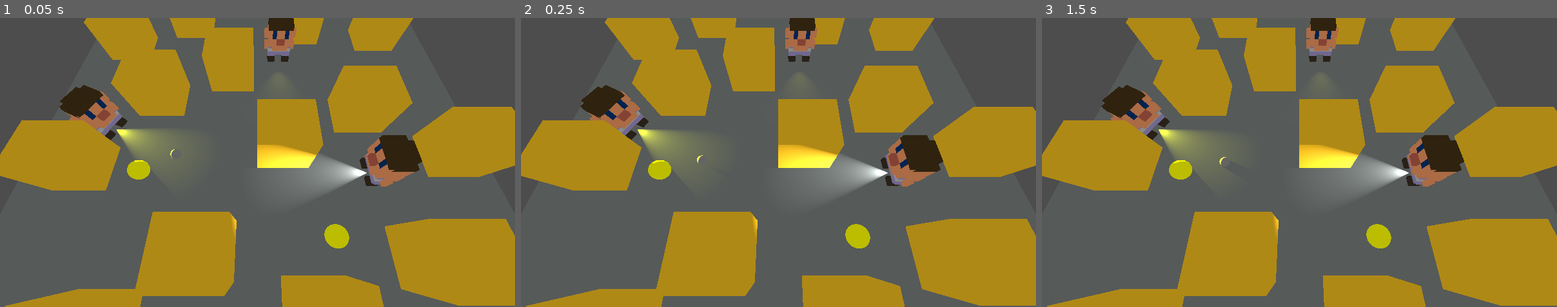
Above: before the commit, frames 1-3 (left to right).
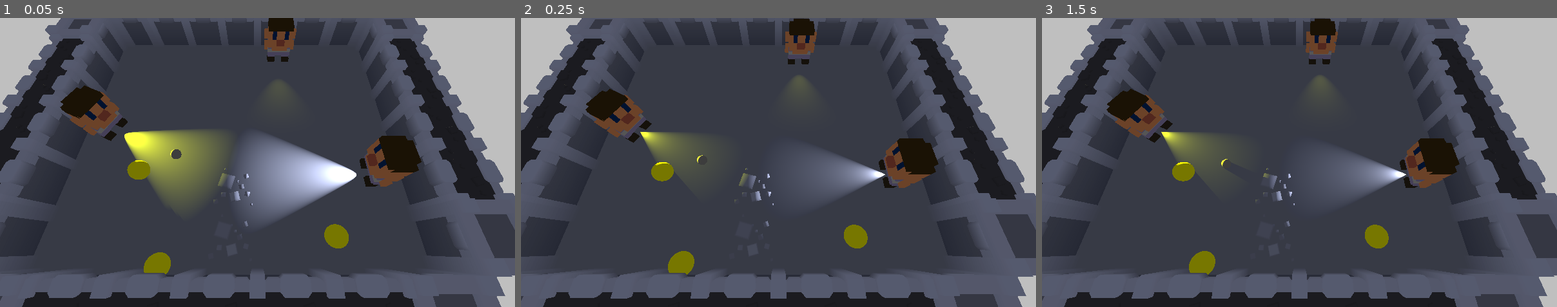
Above: after the commit, the same moments.

Repository: grandeisa/GGJ-2026
Game: Godot game, scene res://node/test_scene_3.tscn
Two runs of this game, one before a commit and one after it. Both use one fixed random seed, a clock stepped at 60 frames per second and the inputs below. Before the commit the project starts from res://node/test_scene_2.tscn.
Inputs:
- Up to frame 1 (0.05 s): no input
- Up to frame 2 (0.25 s): no input
- Up to frame 3 (1.5 s): tap Enter at 1.25 s

The runs differ from the first frame. In frame 1, 85% of the frame differs, in the area x 0-100%, y 0-100%; in frame 2, 89%; in frame 3, 89%.

Commit message:
Change renderer to Forward+

Diff:
--- a/node/test_scene_3.tscn
+++ b/node/test_scene_3.tscn
@@ -7,8 +7,9 @@
 [ext_resource type="MeshLibrary" uid="uid://dm3wq6n4rfo2f" path="res://mesh-libraries/mini-dungeon.tres" id="5_80oma"]
 
 [sub_resource type="Environment" id="Environment_qfgip"]
-background_mode = 2
-ambient_light_color = Color(1, 1, 1, 1)
+background_color = Color(0.45882353, 0.78039217, 0.7137255, 1)
+background_energy_multiplier = 2.5
+ambient_light_color = Color(0, 1, 1, 1)
 ambient_light_energy = 0.5
 
 [node name="TestScene" type="Node3D" unique_id=1253598314]
--- a/project.godot
+++ b/project.godot
@@ -11,7 +11,7 @@
 [application]
 
 config/name="GGJ-2026"
-run/main_scene="uid://cgsve0106v4qs"
+run/main_scene="uid://11sbkgrejyy8"
 config/features=PackedStringArray("4.6", "GL Compatibility")
 config/icon="res://icon.svg"
 
@@ -159,5 +159,3 @@
 [rendering]
 
 rendering_device/driver.windows="d3d12"
-renderer/rendering_method="gl_compatibility"
-renderer/rendering_method.mobile="gl_compatibility"
Not shown, added: models/character-human.mtl
Not shown, changed: thirdparty/kenney-mini-dungeon/Models/OBJ format/character-human.obj.import
Not shown, changed: thirdparty/kenney-mini-dungeon/Models/OBJ format/character-orc.obj.import
